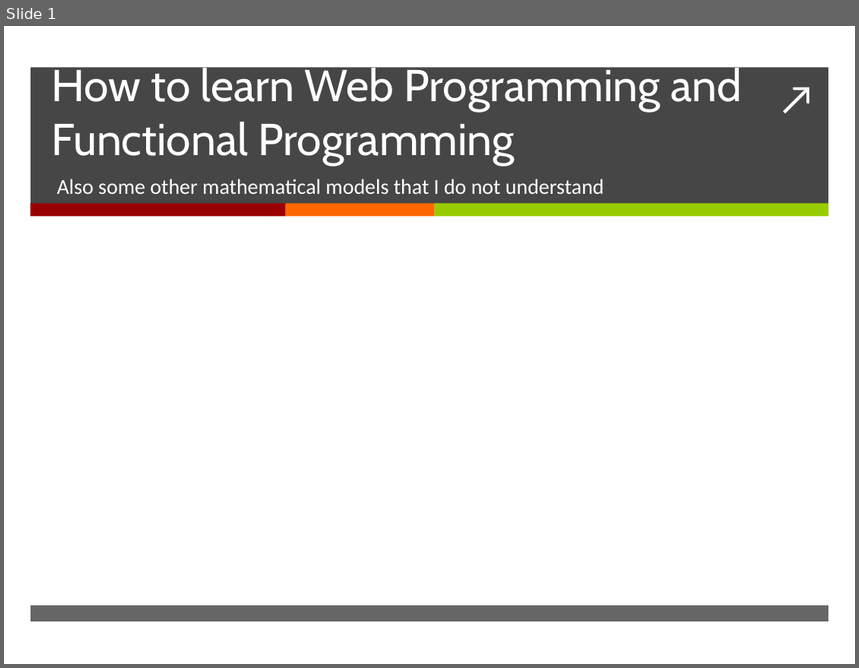
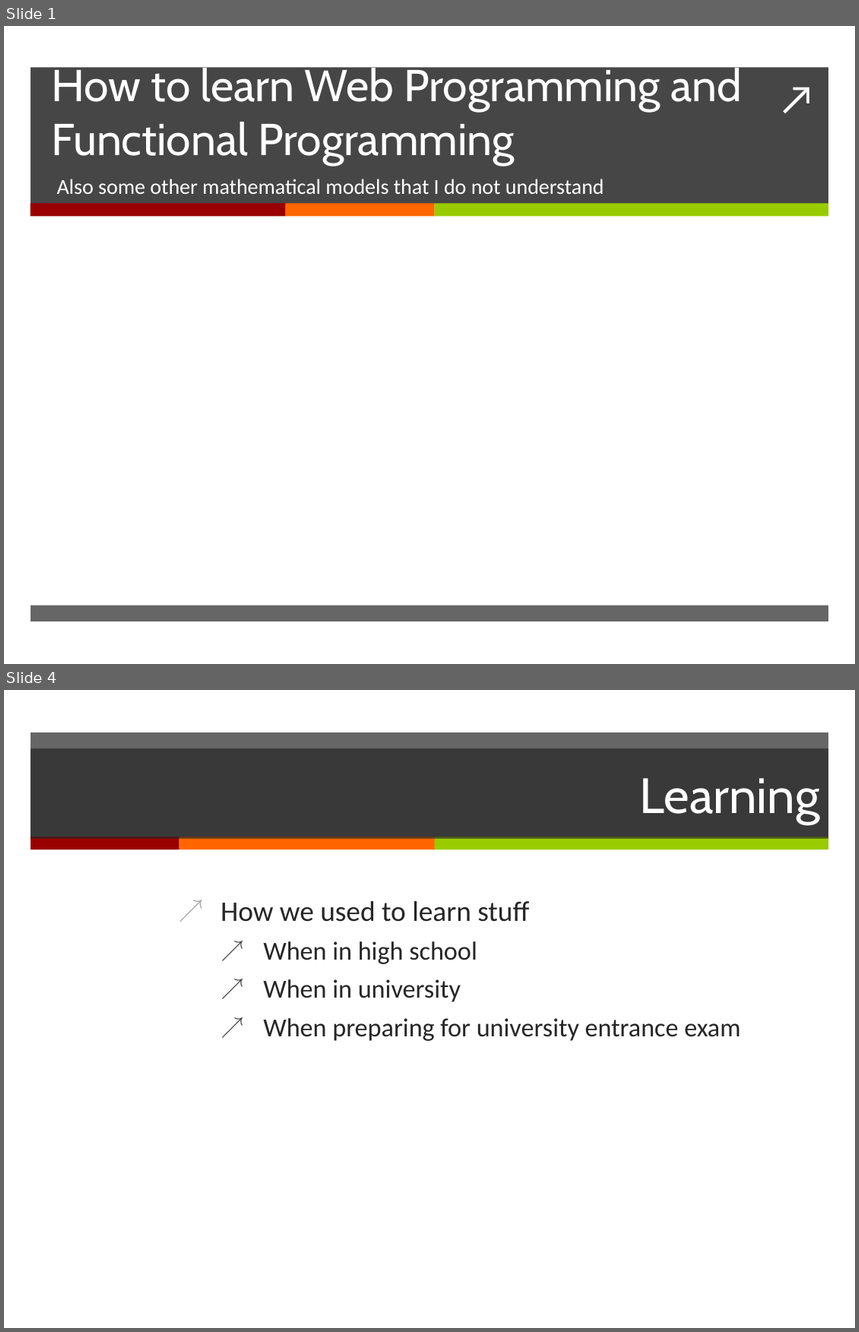
Before and after one commit to erkinun/slides, a slide deck: learn.pptx. Shown one above the other, each under a label of ours: slide 1 before the commit, slides 1 and 4 after it; the slides between them are not shown. The pictures are 859x668 and 859x1332 pixels, drawn with LibreOffice and Linux fonts; fonts in the diff are those of the drawing. Boxes give left, top, right and bottom in pixels: in the first picture for what was removed or moved away, otherwise in the second. Text is boxed around its words. In the diff, an @@ line names an element or a change of style, - is before the commit and + after.

```diff
--- a/learn.pptx
+++ b/learn.pptx
@@ slide 4 added at (4,690,855,1328), background #FFFFFF @@
@@ rectangle added at (31,733,829,838), fill #262626 at 70% opacity @@
@@ title added at (31,749,829,839), fill #262626 at 70% opacity, 42 pt, text #FFFFFF @@
+Learning
@@ rectangle added at (31,837,180,850), fill #990000 @@
@@ rectangle added at (180,837,435,850), fill #FF6600 @@
@@ rectangle added at (435,837,829,850), fill #99CC00 @@
@@ text added at (221,901,740,1041), 22 pt, text #262626 @@
+↗ How we used to learn stuff
+  ↗ When in high school
+  ↗ When in university
+  ↗ When preparing for university entrance exam
```
Also in this commit, not shown: 1 slide changed, 11 other slides added.
